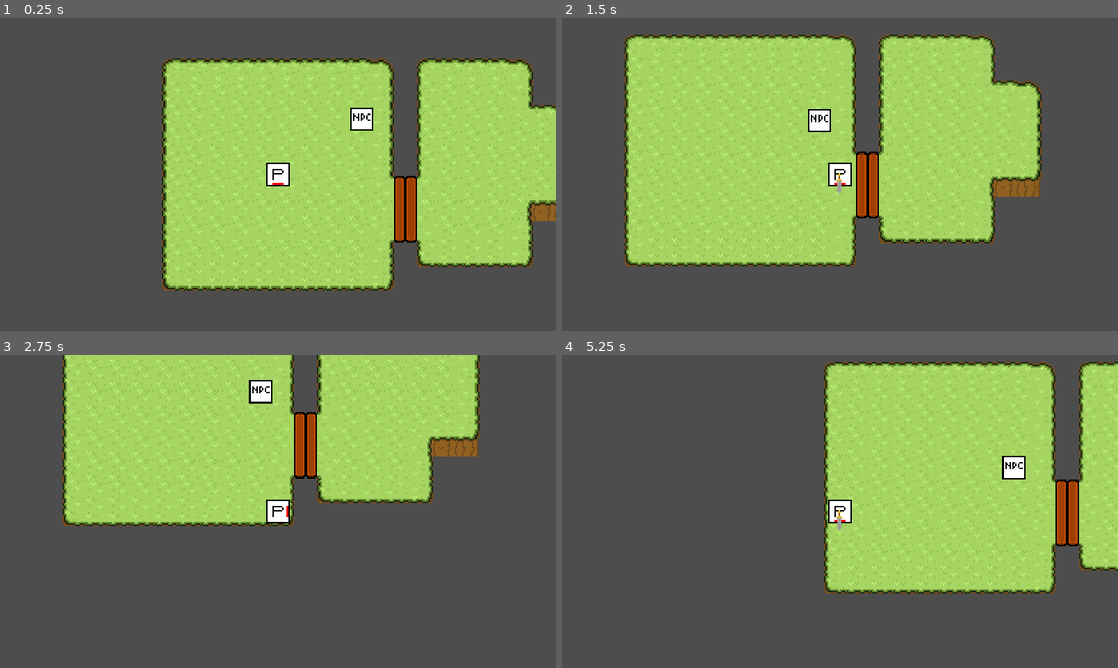
Above: before the commit, frames 1-4 (two rows, left to right).
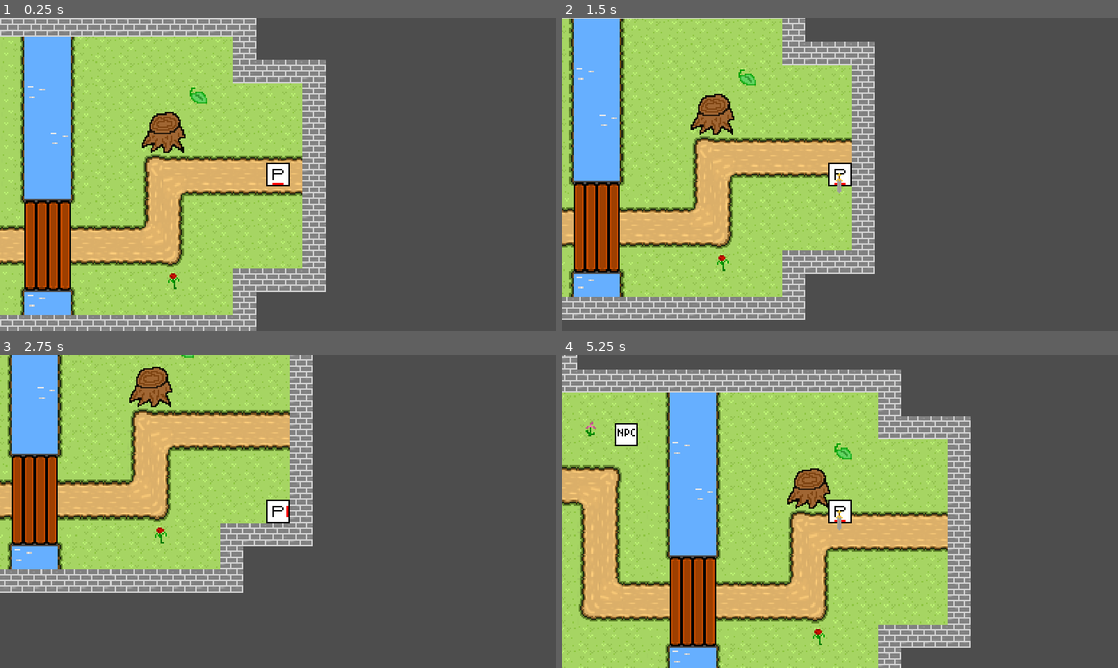
Above: after the commit, the same moments.

Repository: DisappointmentIncarnate/CapstoneProject
Game: Godot game, scene res://Scenes/main.tscn
The game is run twice, just before and just after one commit, with the same random seed, the same clock (stepped at 60 frames per second) and the same inputs. Before the commit the project starts from res://Scenes/test_level.tscn.
Inputs:
- Up to frame 1 (0.25 s): no input
- Up to frame 2 (1.5 s): tap Enter at 0.5 s; hold Right (right) 0.53-1.28 s; tap Z (input1) at 0.6, 1.35 s; hold Down (down) from 1.28 s (still down)
- Up to frame 3 (2.75 s): release Down (down) at 2.03 s; hold Right (right) from 2.03 s (still down); tap Z (input1) at 2.1 s
- Up to frame 4 (5.25 s): tap Space at 2.75 s; release Right (right) at 2.78 s; hold Up (up) 2.78-3.53 s; tap Z (input1) every 0.75 s from 2.85 to 5.1 s; hold A (left) 3.53-5.03 s; tap Enter at 5 s; hold Down (down) from 5.03 s (still down)

The runs differ from the first frame. In frame 1, 70% of the frame differs, in the area x 0-100%, y 0-100%; in frame 2, 51%; in frame 3, 41%; in frame 4, 79%.

Commit message:
Small additions
Added a few more textures
Removed some commented out lines of code

Diff:
--- a/Objects/enemy_template.tscn
+++ b/Objects/enemy_template.tscn
@@ -33,6 +33,10 @@
 [node name="HitboxShape" type="CollisionShape2D" parent="Hitbox"]
 shape = SubResource("CircleShape2D_fjwe8")
 
+[node name="HurtInvulnerability" type="Timer" parent="."]
+wait_time = 0.5
+
 [connection signal="body_entered" from="AggroRange" to="." method="_on_aggro_range_body_entered"]
 [connection signal="body_exited" from="AggroRange" to="." method="_on_aggro_range_body_exited"]
 [connection signal="area_entered" from="Hitbox" to="." method="_on_hitbox_area_entered"]
+[connection signal="timeout" from="HurtInvulnerability" to="." method="_on_hurt_invulnerability_timeout"]
--- a/Objects/player_char.tscn
+++ b/Objects/player_char.tscn
@@ -27,7 +27,6 @@
 shape = SubResource("CircleShape2D_stdfl")
 
 [node name="HurtInvulnerability" type="Timer" parent="."]
-wait_time = 2.0
 
 [node name="WeaponDirection" type="Node2D" parent="."]
 
--- a/Scenes/Rooms/room_0.tscn
+++ b/Scenes/Rooms/room_e0.tscn
@@ -3,15 +3,18 @@
 [ext_resource type="PackedScene" uid="uid://cqixsbxn2y46u" path="res://Scenes/room.tscn" id="1_wcac5"]
 [ext_resource type="PackedScene" uid="uid://dt57dhn0mugjy" path="res://Objects/door.tscn" id="2_eke75"]
 
-[node name="Room0" instance=ExtResource("1_wcac5")]
+[node name="Room_e0" instance=ExtResource("1_wcac5")]
 
 [node name="TileMap" parent="." index="0"]
 layer_0/name = "Floor"
-layer_0/z_index = -2
+layer_0/z_index = -3
 layer_0/tile_data = PackedInt32Array(65537, 7, 0, 65538, 7, 0, 65539, 7, 0, 65542, 7, 0, 65543, 7, 0, 65544, 7, 0, 6554 …(4827 unchanged characters)…
 layer_1/name = "Below"
 layer_1/z_index = -5
-layer_1/tile_data = PackedInt32Array(851979, 5, 0, 851980, 5, 0, 524299, 5, 0, 458763, 5, 0, 393227, 5, 0, 327691, 5, 0, 327692, 5, 0, 393228, 5, 0, 458764, 5, 0, 524300, 5, 0, 262155, 5, 0, 196619, 5, 0, 131083, 5, 0, 131084, 5, 0, 196620, 5, 0, 262156, 5, 0)
+layer_1/tile_data = PackedInt32Array(851979, 65541, 0, 851980, 5, 0, 524299, 5, 0, 458763, 5, 0, 393227, 5, 0, 327691, 5, 0, 327692, 5, 0, 393228, 65541, 0, 458764, 5, 0, 524300, 5, 0, 262155, 65541, 0, 196619, 5, 0, 131083, 5, 0, 131084, 5, 0, 196620, 5, 0, 262156, 5, 0)
+layer_2/name = "Ground"
+layer_2/z_index = -1
+layer_2/tile_data = PackedInt32Array(327696, 8, 0, 327697, 65544, 0, 393232, 8, 1, 393233, 65544, 1, 458755, 9, 0, 458756, 65545, 0, 524291, 9, 1, 524292, 65545, 1, 196615, 10, 0, 786449, 65546, 0, 262162, 65546, 1)
 
 [node name="Entrance" parent="." index="1"]
 position = Vector2(0, -1)
--- a/Scenes/main.tscn
+++ b/Scenes/main.tscn
@@ -1,15 +1,22 @@
 [gd_scene load_steps=3 format=3 uid="uid://bk2488djfnso6"]
 
 [ext_resource type="PackedScene" uid="uid://dmiexxcs7s0uj" path="res://Objects/player_char.tscn" id="1_qw7fj"]
-[ext_resource type="PackedScene" uid="uid://bbdqbckj5tui7" path="res://Scenes/Rooms/room_0.tscn" id="2_84l4x"]
+[ext_resource type="PackedScene" uid="uid://bbdqbckj5tui7" path="res://Scenes/Rooms/room_e0.tscn" id="2_84l4x"]
 
 [node name="Game" type="Node2D"]
+
+[node name="Camera2D" type="Camera2D" parent="."]
+position = Vector2(356, 144)
+zoom = Vector2(2, 2)
 
 [node name="PlayerChar" parent="." instance=ExtResource("1_qw7fj")]
 position = Vector2(356, 144)
 speed = 150
 
+[node name="RemoteTransform2D" type="RemoteTransform2D" parent="PlayerChar"]
+remote_path = NodePath("../../Camera2D")
+
 [node name="Rooms" type="Node2D" parent="."]
 
-[node name="Room0" parent="Rooms" instance=ExtResource("2_84l4x")]
+[node name="Room_e0" parent="Rooms" instance=ExtResource("2_84l4x")]
 position = Vector2(5, 17)
--- a/Scenes/room.gd
+++ b/Scenes/room.gd
@@ -2,9 +2,8 @@
 
 const ENEMY_SCENES: Dictionary = {"ENEMY_TEMPLATE" : preload("res://Objects/enemy_template.tscn")}
 var enemy_num: int
-
-@onready var entrance_node: Node2D = get_node("Entrance")
-@onready var doors_node: Node2D = get_node("Doors")
+@onready var entrance_node = get_node("Entrance")
+@onready var doors_node = get_node("Doors")
 @onready var enemy_positions = get_node("Enemy")
 @onready var player_detection: Area2D = get_node("Detector")
 
@@ -18,7 +17,6 @@
 func spawn_enemies():
 	for enemy in enemy_positions.get_children():
 		var mob = ENEMY_SCENES.ENEMY_TEMPLATE.instantiate()
-		#var mob_death = mob.connect("tree_exited", self, "on_enemy_killed")
 		mob.position = enemy.position
 		call_deferred("add_child", mob)
 
--- a/Scenes/room.tscn
+++ b/Scenes/room.tscn
@@ -1,14 +1,17 @@
-[gd_scene load_steps=20 format=3 uid="uid://cqixsbxn2y46u"]
+[gd_scene load_steps=26 format=3 uid="uid://cqixsbxn2y46u"]
 
 [ext_resource type="Texture2D" uid="uid://7rnemkfxwr1r" path="res://ArtAssets/Tilesets/grass_tiles.png" id="1_aljmk"]
 [ext_resource type="Script" path="res://Scenes/room.gd" id="1_ev7oo"]
 [ext_resource type="Texture2D" uid="uid://b7u3jqjagb5vo" path="res://ArtAssets/Tilesets/grass_path_tiles.png" id="2_y7wh4"]
 [ext_resource type="Texture2D" uid="uid://c146ddlafdh5k" path="res://ArtAssets/Tilesets/bridge_tiles.png" id="3_qduyd"]
 [ext_resource type="Texture2D" uid="uid://bv6kvtx608u05" path="res://ArtAssets/Tilesets/stair_tiles.png" id="4_i0hj8"]
+[ext_resource type="Texture2D" uid="uid://b1e6erm2bj1n1" path="res://ArtAssets/Tilesets/clutter_tiles.png" id="4_orvy3"]
 [ext_resource type="Texture2D" uid="uid://dvjgayopmiw1r" path="res://ArtAssets/Tilesets/stone_floor_tiles.png" id="5_i8q4d"]
 [ext_resource type="Texture2D" uid="uid://c4x63fice5nl3" path="res://ArtAssets/Tilesets/water_tile.png" id="6_qgpqv"]
 [ext_resource type="Texture2D" uid="uid://dvqxga1gr56cd" path="res://ArtAssets/Tilesets/entrance_exit_tiles.png" id="7_jeo03"]
 [ext_resource type="Texture2D" uid="uid://dyoepyb5l6niv" path="res://ArtAssets/Tilesets/brick_tiles.png" id="8_ps6gl"]
+[ext_resource type="Texture2D" uid="uid://ct1pkgkuyvcm8" path="res://ArtAssets/Tilesets/tree_stump_tile.png" id="11_o1kex"]
+[ext_resource type="Texture2D" uid="uid://c0nrpb7j14ac7" path="res://ArtAssets/Tilesets/rock_tiles.png" id="12_ygnwc"]
 
 [sub_resource type="TileSetAtlasSource" id="TileSetAtlasSource_e3c8l"]
 texture = ExtResource("1_aljmk")
@@ -27,11 +30,11 @@
 3:0/0 = 0
 3:0/0/physics_layer_0/linear_velocity = Vector2(0, 0)
 3:0/0/physics_layer_0/angular_velocity = 0.0
-3:0/0/physics_layer_0/polygon_0/points = PackedVector2Array(6.67332, 6.98268, 8, 6.45235, 8, 8, 6.40816, 8)
+3:0/0/physics_layer_0/polygon_0/points = PackedVector2Array(8, 6.68174, 8, 8, 6.7931, 8, 7.01583, 6.7931)
 4:0/0 = 0
 4:0/0/physics_layer_0/linear_velocity = Vector2(0, 0)
 4:0/0/physics_layer_0/angular_velocity = 0.0
-4:0/0/physics_layer_0/polygon_0/points = PackedVector2Array(-8, 6.27557, -6.8501, 6.71751, -6.23138, 8, -8, 8)
+4:0/0/physics_layer_0/polygon_0/points = PackedVector2Array(-6.7931, 6.90446, -6.68174, 8, -8, 8, -8, 6.68174)
 0:1/0 = 0
 0:1/0/physics_layer_0/linear_velocity = Vector2(0, 0)
 0:1/0/physics_layer_0/angular_velocity = 0.0
@@ -46,11 +49,11 @@
 3:1/0 = 0
 3:1/0/physics_layer_0/linear_velocity = Vector2(0, 0)
 3:1/0/physics_layer_0/angular_velocity = 0.0
-3:1/0/physics_layer_0/polygon_0/points = PackedVector2Array(6.31977, -8, 8, -8, 8, -6.18719, 7.02687, -6.89429)
+3:1/0/physics_layer_0/polygon_0/points = PackedVector2Array(8, -8, 8, -6.85082, 7.08706, -7.00831, 6.75, -8)
 4:1/0 = 0
 4:1/0/physics_layer_0/linear_velocity = Vector2(0, 0)
 4:1/0/physics_layer_0/angular_velocity = 0.0
-4:1/0/physics_layer_0/polygon_0/points = PackedVector2Array(-8, -8, -6.8501, -8, -6.8501, -6.89429, -8, -6.27557)
+4:1/0/physics_layer_0/polygon_0/points = PackedVector2Array(-7.01583, -8, -6.90446, -6.90446, -8, -6.45901, -8, -8)
 0:2/0 = 0
 0:2/0/physics_layer_0/linear_velocity = Vector2(0, 0)
 0:2/0/physics_layer_0/angular_velocity = 0.0
@@ -129,6 +132,21 @@
 3:0/0/physics_layer_0/linear_velocity = Vector2(0, 0)
 3:0/0/physics_layer_0/angular_velocity = 0.0
 
+[sub_resource type="TileSetAtlasSource" id="TileSetAtlasSource_6vem8"]
+texture = ExtResource("4_orvy3")
+0:0/0 = 0
+0:0/0/physics_layer_0/linear_velocity = Vector2(0, 0)
+0:0/0/physics_layer_0/angular_velocity = 0.0
+1:0/0 = 0
+1:0/0/physics_layer_0/linear_velocity = Vector2(0, 0)
+1:0/0/physics_layer_0/angular_velocity = 0.0
+0:1/0 = 0
+0:1/0/physics_layer_0/linear_velocity = Vector2(0, 0)
+0:1/0/physics_layer_0/angular_velocity = 0.0
+1:1/0 = 0
+1:1/0/physics_layer_0/linear_velocity = Vector2(0, 0)
+1:1/0/physics_layer_0/angular_velocity = 0.0
+
 [sub_resource type="TileSetAtlasSource" id="TileSetAtlasSource_47d1k"]
 texture = ExtResource("3_qduyd")
 0:0/0 = 0
@@ -200,6 +218,18 @@
 0:0/0/physics_layer_0/linear_velocity = Vector2(0, 0)
 0:0/0/physics_layer_0/angular_velocity = 0.0
 0:0/0/physics_layer_0/polygon_0/points = PackedVector2Array(-8, -8, 8, -8, 8, 8, -8, 8)
+1:0/0 = 0
+1:0/0/physics_layer_0/linear_velocity = Vector2(0, 0)
+1:0/0/physics_layer_0/angular_velocity = 0.0
+1:0/0/physics_layer_0/polygon_0/points = PackedVector2Array(8, -8, 8, 8, -8, 8, -8, -8)
+1:1/0 = 0
+1:1/0/physics_layer_0/linear_velocity = Vector2(0, 0)
+1:1/0/physics_layer_0/angular_velocity = 0.0
+1:1/0/physics_layer_0/polygon_0/points = PackedVector2Array(8, -8, 8, 8, -8, 8, -8, -8)
+0:1/0 = 0
+0:1/0/physics_layer_0/linear_velocity = Vector2(0, 0)
+0:1/0/physics_layer_0/angular_velocity = 0.0
+0:1/0/physics_layer_0/polygon_0/points = PackedVector2Array(8, -8, 8, 8, -8, 8, -8, -8)
 
 [sub_resource type="TileSetAtlasSource" id="TileSetAtlasSource_uv2wa"]
 texture = ExtResource("7_jeo03")
@@ -229,6 +259,92 @@
 1:1/0/physics_layer_0/linear_velocity = Vector2(0, 0)
 1:1/0/physics_layer_0/angular_velocity = 0.0
 1:1/0/physics_layer_0/polygon_0/points = PackedVector2Array(-8, -8, 8, -8, 8, 8, -8, 8)
+
+[sub_resource type="TileSetAtlasSource" id="TileSetAtlasSource_yif7c"]
+texture = ExtResource("11_o1kex")
+0:0/0 = 0
+0:0/0/physics_layer_0/linear_velocity = Vector2(0, 0)
+0:0/0/physics_layer_0/angular_velocity = 0.0
+0:0/0/physics_layer_0/polygon_0/points = PackedVector2Array(0.75, -0.125, 8, -2.375, 8, 8, -0.75, 8)
+1:0/0 = 0
+1:0/0/physics_layer_0/linear_velocity = Vector2(0, 0)
+1:0/0/physics_layer_0/angular_velocity = 0.0
+1:0/0/physics_layer_0/polygon_0/points = PackedVector2Array(-8, -2.875, -0.375, -2.125, 3.375, 8, -8, 8)
+0:1/0 = 0
+0:1/0/physics_layer_0/linear_velocity = Vector2(0, 0)
+0:1/0/physics_layer_0/angular_velocity = 0.0
+0:1/0/physics_layer_0/polygon_0/points = PackedVector2Array(-1.375, -8, 8, -8, 8, 2.75, 3.75, 2.5, -5.25, 1.375)
+1:1/0 = 0
+1:1/0/physics_layer_0/linear_velocity = Vector2(0, 0)
+1:1/0/physics_layer_0/angular_velocity = 0.0
+1:1/0/physics_layer_0/polygon_0/points = PackedVector2Array(-8, -8, 5, -8, 5.625, -2.75, 1.25, 0.625, -8, 2.875)
+
+[sub_resource type="TileSetAtlasSource" id="TileSetAtlasSource_umer8"]
+texture = ExtResource("12_ygnwc")
+0:0/0 = 0
+0:0/0/physics_layer_0/linear_velocity = Vector2(0, 0)
+0:0/0/physics_layer_0/angular_velocity = 0.0
+0:0/0/physics_layer_0/polygon_0/points = PackedVector2Array(-1.875, -1.125, 8, -3.625, 8, 8, -4.5, 8)
+1:0/0 = 0
+1:0/0/physics_layer_0/linear_velocity = Vector2(0, 0)
+1:0/0/physics_layer_0/angular_velocity = 0.0
+1:0/0/physics_layer_0/polygon_0/points = PackedVector2Array(-8, -3.875, 0.375, -0.875, 6, 8, -8, 8)
+2:0/0 = 0
+2:0/0/physics_layer_0/linear_velocity = Vector2(0, 0)
+2:0/0/physics_layer_0/angular_velocity = 0.0
+2:0/0/physics_layer_0/polygon_0/points = PackedVector2Array(3.125, 2.75, 8, 0.25, 8, 8, 2.625, 8)
+3:0/0 = 0
+3:0/0/physics_layer_0/linear_velocity = Vector2(0, 0)
+3:0/0/physics_layer_0/angular_velocity = 0.0
+3:0/0/physics_layer_0/polygon_0/points = PackedVector2Array(-8, -1.125, 1.625, 1, 3.5, 8, -8, 8)
+0:1/0 = 0
+0:1/0/physics_layer_0/linear_velocity = Vector2(0, 0)
+0:1/0/physics_layer_0/angular_velocity = 0.0
+0:1/0/physics_layer_0/polygon_0/points = PackedVector2Array(8, -8, 8, 1.25, -0.5, -1, -2.75, -8)
+1:1/0 = 0
+1:1/0/physics_layer_0/linear_velocity = Vector2(0, 0)
+1:1/0/physics_layer_0/angular_velocity = 0.0
+1:1/0/physics_layer_0/polygon_0/points = PackedVector2Array(-8, -8, 5.25, -8, 2.375, -1.25, -8, 0.125)
+2:1/0 = 0
+2:1/0/physics_layer_0/linear_velocity = Vector2(0, 0)
+2:1/0/physics_layer_0/angular_velocity = 0.0
+2:1/0/physics_layer_0/polygon_0/points = PackedVector2Array(0.125, -8, 8, -8, 8, -0.875, 1.125, 0.625, -3, -0.625, -4, -4.875)
+3:1/0 = 0
+3:1/0/physics_layer_0/linear_velocity = Vector2(0, 0)
+3:1/0/physics_layer_0/angular_velocity = 0.0
+3:1/0/physics_layer_0/polygon_0/points = PackedVector2Array(0.125, -8, 4.125, -6.375, 5.375, -1.375, 1.125, 0.625, -2.25, -1.75, -8, -2, -8, -8)
+0:2/0 = 0
+0:2/0/physics_layer_0/linear_velocity = Vector2(0, 0)
+0:2/0/physics_layer_0/angular_velocity = 0.0
+0:2/0/physics_layer_0/polygon_0/points = PackedVector2Array(0.5, -0.625, 5.75, 4.25, 8, 8, -2.75, 8)
+1:2/0 = 0
+1:2/0/physics_layer_0/linear_velocity = Vector2(0, 0)
+1:2/0/physics_layer_0/angular_velocity = 0.0
+1:2/0/physics_layer_0/polygon_0/points = PackedVector2Array(-2.625, 3.625, 1.625, 1, 5.125, 8, -8, 8)
+2:2/0 = 0
+2:2/0/physics_layer_0/linear_velocity = Vector2(0, 0)
+2:2/0/physics_layer_0/angular_velocity = 0.0
+2:2/0/physics_layer_0/polygon_0/points = PackedVector2Array(4.25, -3.375, 5.5, 6.125, 1, 6.25, -6, 4.5, -1.625, -3.25)
+3:2/0 = 0
+3:2/0/physics_layer_0/linear_velocity = Vector2(0, 0)
+3:2/0/physics_layer_0/angular_velocity = 0.0
+3:2/0/physics_layer_0/polygon_0/points = PackedVector2Array(4.25, -3.375, 5.5, 6.125, 1, 6.25, -3.875, 3.5, -1.625, -3.25)
+0:3/0 = 0
+0:3/0/physics_layer_0/linear_velocity = Vector2(0, 0)
+0:3/0/physics_layer_0/angular_velocity = 0.0
+0:3/0/physics_layer_0/polygon_0/points = PackedVector2Array(-3, -8, 8, -8, 8, 3.75, 4.25, -0.125, -4.75, -0.875)
+1:3/0 = 0
+1:3/0/physics_layer_0/linear_velocity = Vector2(0, 0)
+1:3/0/physics_layer_0/angular_velocity = 0.0
+1:3/0/physics_layer_0/polygon_0/points = PackedVector2Array(-8, -8, 5.625, -8, 4.125, 2.125, 0.75, 3.75, -8, 2.375)
+2:3/0 = 0
+2:3/0/physics_layer_0/linear_velocity = Vector2(0, 0)
+2:3/0/physics_layer_0/angular_velocity = 0.0
+2:3/0/physics_layer_0/polygon_0/points = PackedVector2Array(5.125, -2.125, 5, 4.375, 0.375, 4.5, -4.625, 4.25, -3.875, -1.125)
+3:3/0 = 0
+3:3/0/physics_layer_0/linear_velocity = Vector2(0, 0)
+3:3/0/physics_layer_0/angular_velocity = 0.0
+3:3/0/physics_layer_0/polygon_0/points = PackedVector2Array(5.125, -2.125, 4.125, 5.125, -4.25, 3.75, -4.625, -3.5)
 
 [sub_resource type="TileSet" id="TileSet_glr4o"]
 physics_layer_0/collision_layer = 1
@@ -240,6 +356,9 @@
 sources/5 = SubResource("TileSetAtlasSource_kfosf")
 sources/6 = SubResource("TileSetAtlasSource_uv2wa")
 sources/7 = SubResource("TileSetAtlasSource_0mhab")
+sources/8 = SubResource("TileSetAtlasSource_yif7c")
+sources/9 = SubResource("TileSetAtlasSource_umer8")
+sources/10 = SubResource("TileSetAtlasSource_6vem8")
 
 [sub_resource type="RectangleShape2D" id="RectangleShape2D_ops31"]
 size = Vector2(20, 22)
--- a/Scripts/enemy_template.gd
+++ b/Scripts/enemy_template.gd
@@ -5,6 +5,7 @@
 @export var contactDamage = 5
 var detection = false
 var playerReference = null
+var invulnerability = false
 
 # Called when the node enters the scene tree for the first time.
 func _ready():
@@ -28,11 +29,17 @@
 	detection = false
 
 func _on_hitbox_area_entered(area):
-	if(area.owner.has_method('isWeapon')): #if a weapon enters the hitbox area
+	if(area.owner.has_method('isWeapon') and !invulnerability): #if a weapon enters the hitbox area
 		enemyHealth = enemyHealth - area.owner.weaponDamage
+		invulnerability = true
+		$HurtInvulnerability.start()
 		print('Enemy Health: ' + str(enemyHealth))
 		if(enemyHealth <= 0): #if it goes to or below 0 hp, remove from scene
 			queue_free()
 		else:
 			var knockback_dir = area.owner.position.direction_to(self.position) #direction from weapon to self
-			position += (knockback_dir * area.owner.weaponKnockback) * 10 #pushes the enemy back based on weapon knockback strength
+			position += (knockback_dir * area.owner.weaponKnockback) * 5 #pushes the enemy back based on weapon knockback strength
+
+
+func _on_hurt_invulnerability_timeout(): #damage invulnerability for 1s
+	invulnerability = false
--- a/project.godot
+++ b/project.godot
@@ -11,7 +11,7 @@
 [application]
 
 config/name="CapstoneProject"
-run/main_scene="res://Scenes/test_level.tscn"
+run/main_scene="res://Scenes/main.tscn"
 config/features=PackedStringArray("4.2", "GL Compatibility")
 config/icon="res://icon.svg"
 
Binary file added: ArtAssets/Tilesets/clutter_tiles.png
Not shown, added: ArtAssets/Tilesets/clutter_tiles.png.import
Binary file added: ArtAssets/Tilesets/rock_tiles.png
Not shown, added: ArtAssets/Tilesets/rock_tiles.png.import
Binary file added: ArtAssets/Tilesets/tree_stump_tile.png
Not shown, added: ArtAssets/Tilesets/tree_stump_tile.png.import
Binary file changed: ArtAssets/Tilesets/water_tile.png
